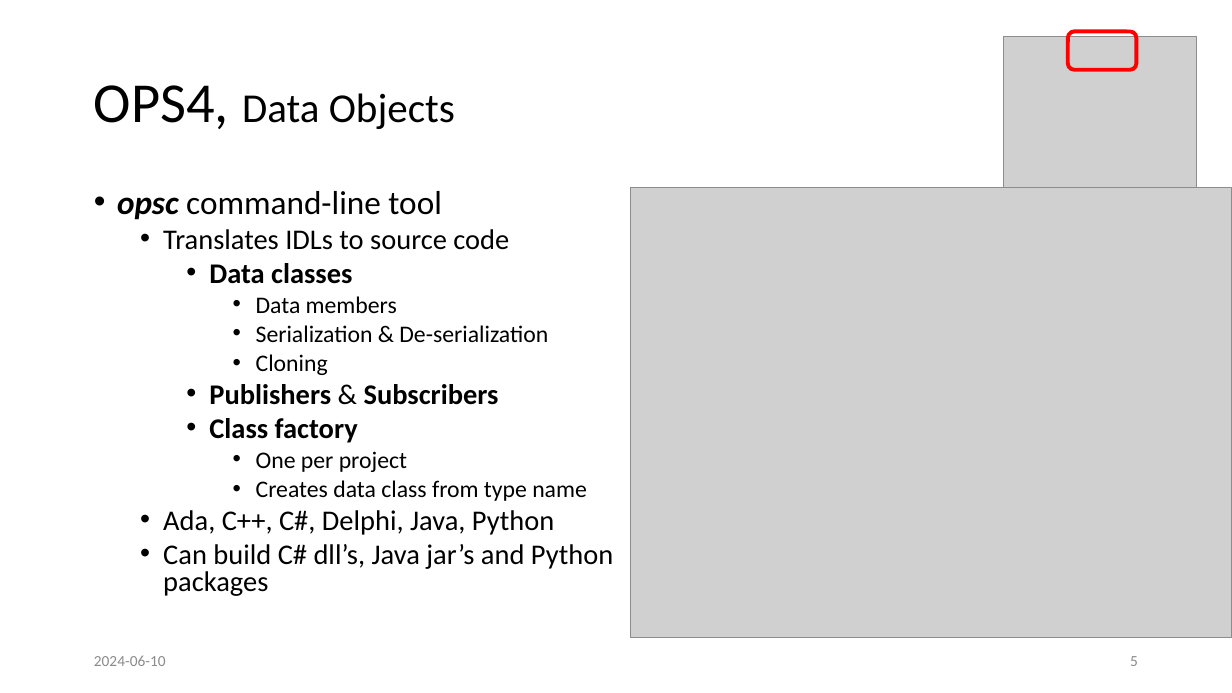
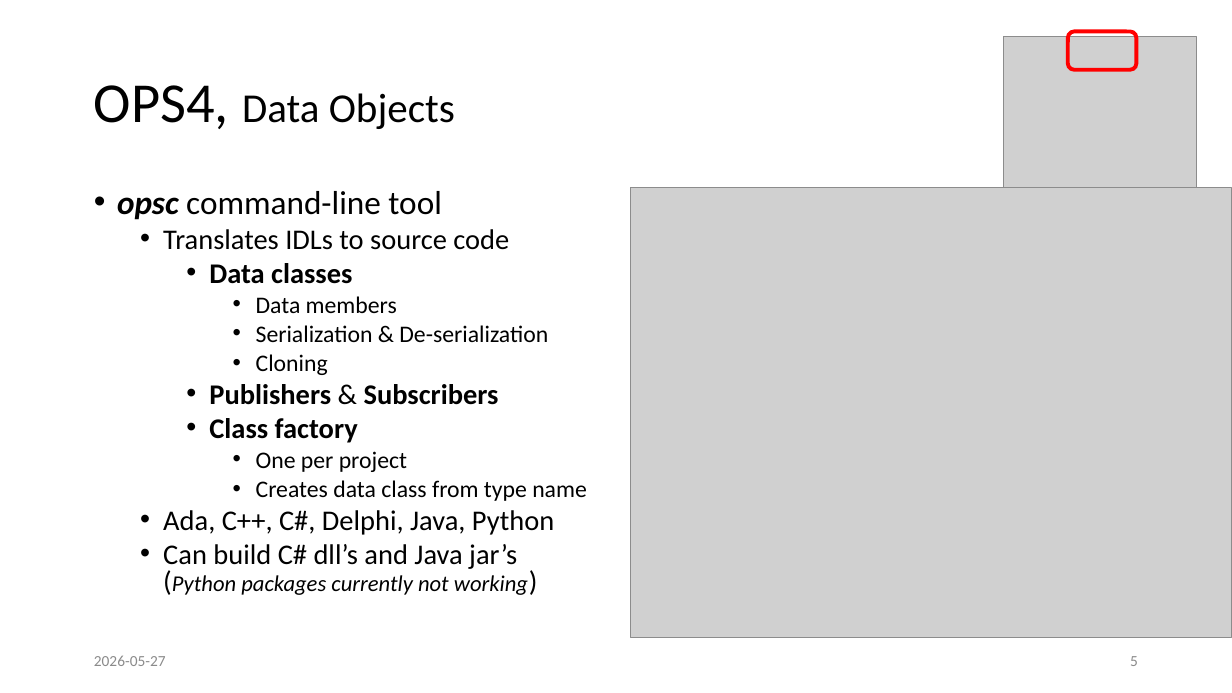
Before and after one commit to LelleAnd/ops, a slide deck: slide 5 of Doc/Ppt/OPS4 in depth.pptx. Drawn at 1232x693 pixels with LibreOffice and Linux fonts; fonts in the diff are those of the drawing; grey boxes stand for pictures. Boxes give left, top, right and bottom in pixels: in the first picture for what was removed or moved away, otherwise in the second. Text is boxed around its words. In the diff, an @@ line names an element or a change of style, - is before the commit and + after.

```diff
--- a/Doc/Ppt/OPS4 in depth.pptx
+++ b/Doc/Ppt/OPS4 in depth.pptx
@@ text at (163,544,528,595): text changed; size 22.2 to 17.6 pt; italic on @@
-  • Can build C# dll’s, Java jar’s and Python packages
+  • Can build C# dll’s and Java jar’s
+    (Python packages currently not working)
@@ text at (94,655,166,666): text changed @@
-2024-06-10
+2026-05-27
```
Also in this commit, not shown: 32 other slides changed, 19 slides added, 4 slides removed.
